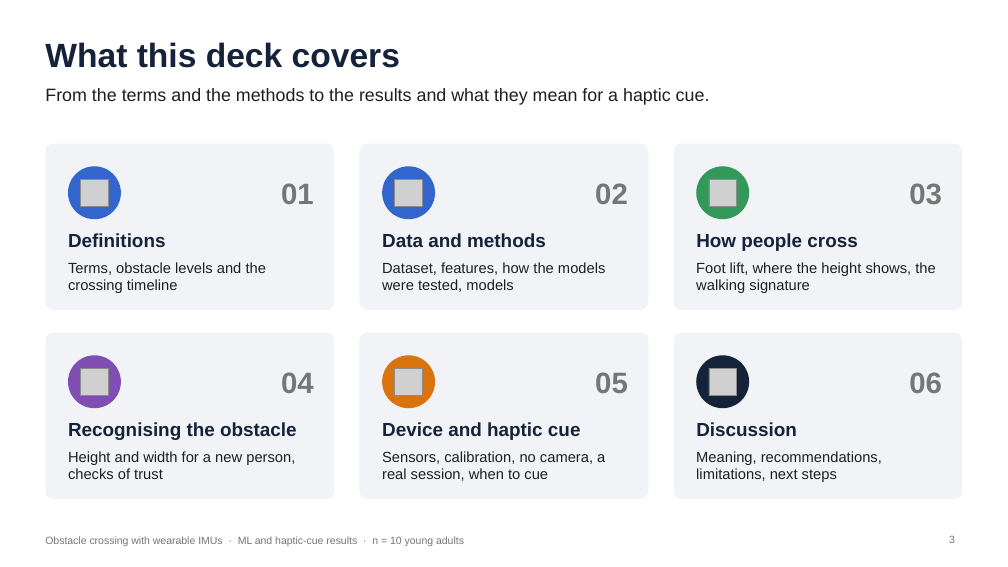
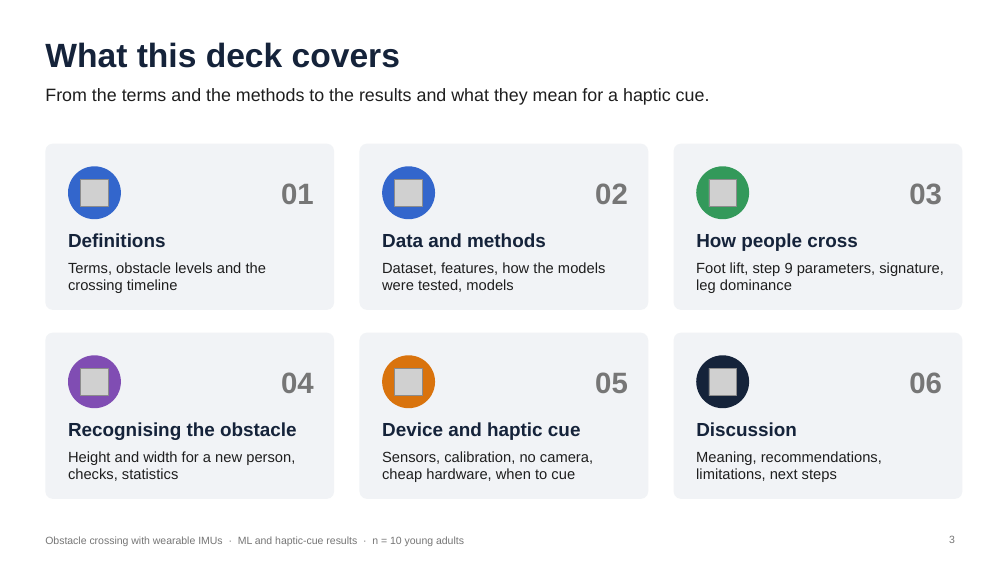
Before and after one commit to ehsansharafianm/imu-obstacle-crossing-analysis, a slide deck: slide 3 of Presentations/26-10-31-ml-haptic-results-101-110.pptx. Drawn at 1008x567 pixels with LibreOffice and Linux fonts; fonts in the diff are those of the drawing; grey boxes stand for pictures. Boxes give left, top, right and bottom in pixels: in the first picture for what was removed or moved away, otherwise in the second. Text is boxed around its words. In the diff, an @@ line names an element or a change of style, - is before the commit and + after.

```diff
--- a/Presentations/26-10-31-ml-haptic-results-101-110.pptx
+++ b/Presentations/26-10-31-ml-haptic-results-101-110.pptx
@@ text at (x1=696, y1=262, x2=944, y2=293): text changed @@
-Foot lift, where the height shows, the walking signature
+Foot lift, step 9 parameters, signature, leg dominance
@@ text at (x1=68, y1=451, x2=295, y2=481): text changed @@
-Height and width for a new person, checks of trust
+Height and width for a new person, checks, statistics
@@ text at (x1=382, y1=451, x2=593, y2=482): text changed @@
-Sensors, calibration, no camera, a real session, when to cue
+Sensors, calibration, no camera, cheap hardware, when to cue
```
Also in this commit, not shown: 4 other slides changed, 5 slides added, 54 other files.
